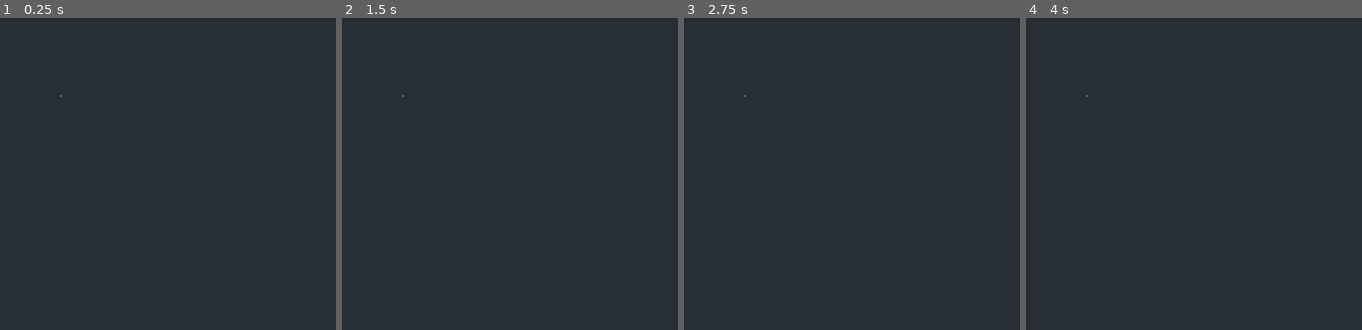
Above: before the commit, frames 1-4 (left to right).
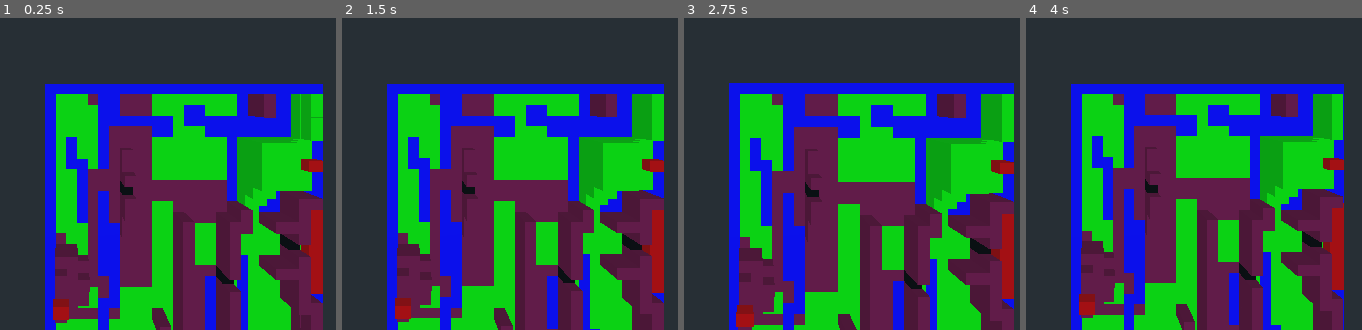
Above: after the commit, the same moments.

Repository: dktr0/NotWaitingForGodot
Game: Godot game, scene res://NotWaitingForGodot.tscn
The game is run twice, just before and just after one commit, with the same random seed, the same clock (stepped at 60 frames per second) and the same inputs.
Inputs (mouse positions are in pixels of both pictures, inside the frame that each line leads up to):
- Up to frame 1 (0.25 s): no input
- Up to frame 2 (1.5 s): tap Enter at 0.5 s; move the mouse to (446, 92) at 0.52 s; hold W (left_stick_up) from 0.53 s (still down); tap Space (a_button) at 0.6, 1.35 s; click (446, 92) at 0.67 s; move the mouse to (362, 99) at 1.27 s
- Up to frame 3 (2.75 s): keep holding W (left_stick_up); move the mouse to (764, 86) at 2.02 s; tap Space (a_button) at 2.1 s
- Up to frame 4 (4 s): keep holding W (left_stick_up); move the mouse to (1076, 102) at 2.77 s; tap Space (a_button) at 2.85, 3.6 s; click (1076, 102) at 2.92 s; move the mouse to (1146, 102) at 3.52 s

The runs differ from the first frame. In frame 1, 65% of the frame differs, in the area x 13-97%, y 21-100%; in frame 2, 65%; in frame 3, 67%, in the area x 13-99%, y 20-100%; in frame 4, 64%.

Commit message:
20240215

Diff:
--- a/NotWaitingForGodot.tscn
+++ b/NotWaitingForGodot.tscn
@@ -6,6 +6,8 @@
 
 [sub_resource type="BoxShape" id=1]
 extents = Vector3( 0.3, 0.5, 0.3 )
+
+[sub_resource type="BoxShape" id=2]
 
 [node name="NotWaitingForGodot" type="Spatial"]
 script = ExtResource( 1 )
@@ -20,6 +22,12 @@
 transform = Transform( 1, 0, 0, 0, 1, 0, 0, 0, 1, 0, -0.450664, 0 )
 shape = SubResource( 1 )
 
+[node name="Area" type="Area" parent="Player"]
+
+[node name="CollisionShape" type="CollisionShape" parent="Player/Area"]
+shape = SubResource( 2 )
+
 [node name="World" type="Spatial" parent="."]
-visible = false
 script = ExtResource( 3 )
+
+[connection signal="body_entered" from="Player/Area" to="Player" method="_on_Area_body_entered"]
--- a/Player.gd
+++ b/Player.gd
@@ -13,6 +13,8 @@
 var cameraMode = 2; # 1 == first-person, 2 == top-down
 
 var cameraMode2Zoom = 0.5; # 0-1 where 0 is max zoomed in, 1 is max zoomed out
+
+var keys = 0;
 
 func playerStart(x=0,y=0,z=0):
 	print("changing player start " + str(x) + " " + str(y) + " " + str(z));
@@ -95,3 +97,15 @@
 		direction = direction.normalized();
 	velocity = velocity.linear_interpolate(direction * speed, acceleration * delta);
 	velocity = move_and_slide(velocity, Vector3.UP);
+
+
+func _on_Area_body_entered(body):
+	if body.is_in_group("doors"):
+		if keys>0:
+			body.queue_free();
+			keys = keys - 1;
+			print("you have " + str(keys) + " keys");
+	if body.is_in_group("keys"):
+		keys = keys + 1;
+		print("you have " + str(keys) + " keys");
+		body.queue_free();
--- a/World.gd
+++ b/World.gd
@@ -6,7 +6,6 @@
 	loadCSVMap();
 
 func makeACube(x=0,y=0,z=0,r=1,g=0,b=0,xSize=2,ySize=2,zSize=2):
-	print("makeACube")
 	var sb = StaticBody.new();
 
 	var boxShape = BoxShape.new();
@@ -23,6 +22,46 @@
 	m.mesh = cm;
 	sb.add_child(m);
 	sb.translation = Vector3(x,y,z);
+	add_child(sb);
+
+func makeADoor(x=0,y=0,z=0,r=1,g=0,b=0,xSize=2,ySize=2,zSize=2):
+	var sb = StaticBody.new();
+
+	var boxShape = BoxShape.new();
+	boxShape.extents = Vector3(xSize*0.5,ySize*0.5,zSize*0.5);
+	var owner = sb.create_shape_owner(sb);
+	sb.shape_owner_add_shape(owner, boxShape);
+
+	var m = MeshInstance.new();
+	var cm = CubeMesh.new();
+	cm.size = Vector3(xSize,ySize,zSize);
+	var sm = SpatialMaterial.new();
+	sm.albedo_color = Color( r, g, b, 1 );
+	cm.material = sm;
+	m.mesh = cm;
+	sb.add_child(m);
+	sb.translation = Vector3(x,y,z);
+	sb.add_to_group("doors");
+	add_child(sb);
+
+func makeAKey(x=0,y=0,z=0,r=1,g=0,b=0,xSize=2,ySize=2,zSize=2):
+	var sb = StaticBody.new();
+
+	var boxShape = BoxShape.new();
+	boxShape.extents = Vector3(xSize*0.5,ySize*0.5,zSize*0.5);
+	var owner = sb.create_shape_owner(sb);
+	sb.shape_owner_add_shape(owner, boxShape);
+
+	var m = MeshInstance.new();
+	var cm = CubeMesh.new();
+	cm.size = Vector3(xSize,ySize,zSize);
+	var sm = SpatialMaterial.new();
+	sm.albedo_color = Color( r, g, b, 1 );
+	cm.material = sm;
+	m.mesh = cm;
+	sb.add_child(m);
+	sb.translation = Vector3(x,y,z);
+	sb.add_to_group("keys");
 	add_child(sb);
 
 func invisibleCube(x=0,y=0,z=0,xSize=2,ySize=2,zSize=2):
@@ -225,10 +264,16 @@
 		var z = zStart + (zInc * cellNo);
 		var substance = "grass";
 		var h = 0;
+		var hasAKey = false;
+		var hasADoor = false;
 		if cell.find("w")>=0:
 			substance = "water";
 		if cell.find("s")>=0:
 			substance = "stone";
+		if cell.find("k")>=0:
+			hasAKey = true;
+		if cell.find("d")>=0:
+			hasADoor = true;
 		if cell.find("1")>=0:
 			h = 1;
 		if cell.find("2")>=0:
@@ -261,3 +306,7 @@
 			var e = 6;
 			for n in e:
 				invisibleCube(x,y-yScale+(h*yScale)+(n*yScale),z,2,yScale,2);
+		if hasADoor:
+			makeADoor(x,y+(h*yScale),z,0,0,0,2,yScale,2);
+		if hasAKey:
+			makeAKey(x,y+(h*yScale),z,1,0,0,yScale,2);
Not shown: 1 places in NotWaitingForGodot.tscn that only renumber resources
Not shown, changed: map.txt
Not shown, added: .gitignore
